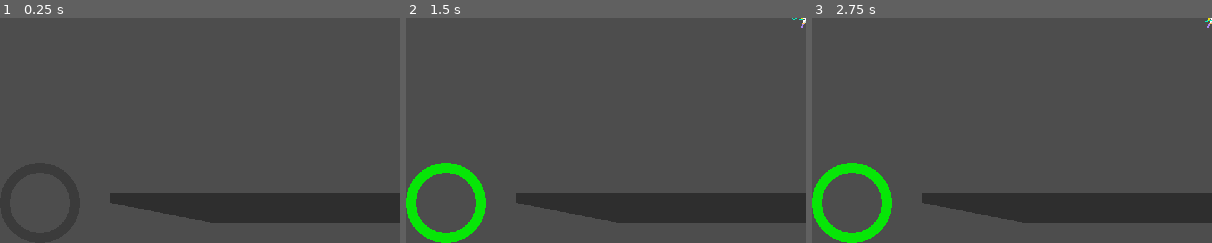
Above: before the commit, frames 1-3 (left to right).
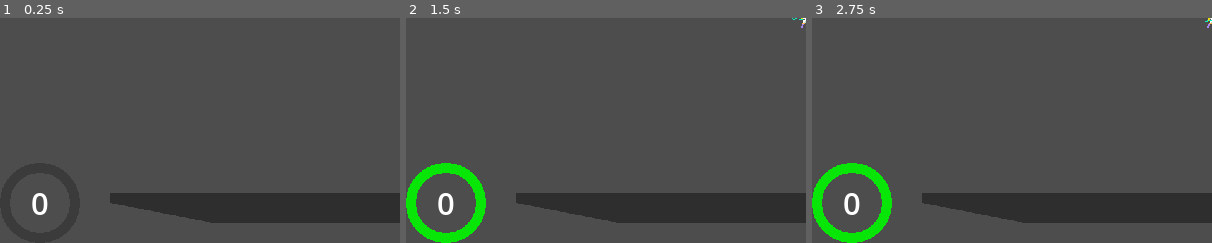
Above: after the commit, the same moments.

Repository: lokasc/rsPrototype
Game: Godot game, scene res://ver_1/game/main/game_manager.tscn
Same seed, same stepped clock (60 frames per second), same inputs: the game is played once before the commit and once after it.
Inputs (mouse positions are % of the whole screen's width and height, from its top left):
- Up to frame 1 (0.25 s): no input
- Up to frame 2 (1.5 s): click (58, 3) at 0.52 s; type "12" at 0.6 s; click "Host" at 1.25 s
- Up to frame 3 (2.75 s): tap Enter at 2 s; move the mouse to (72, 45) at 2.02 s; hold D (right) from 2.03 s (still down); click (72, 45) at 2.1 s
The pictures show only the part of the screen within x 0-50%, y 50-100%; the shares and areas given below are measured in that part.

The runs differ from the first frame. In frame 1, 0.2% of the frame differs, in the area x 8-12%, y 77-88%; in frame 2, 0.2%; in frame 3, 0.2%.

Commit message:
Level Logic & Bug Fixes
- Fixed BasseHeart; "ability used on cd" error message
- Applied new changes to atk & atk multiplier to bassheart's abilities
- Added a level number label
- When ending card sequence, all characters level up (for now), will change when other card sequence types such as mods are implemented.
- skeleton on_level_up() in basehero, is called based on signal "level_up", emitted by GM

Diff:
--- a/player_ui.tscn
+++ b/player_ui.tscn
@@ -51,6 +51,23 @@
 tint_under = Color(0.223529, 0.223529, 0.223529, 0.913725)
 tint_progress = Color(0, 1, 0, 0.870588)
 
+[node name="Level" type="Label" parent="PlayerContainer/BottomContainer/HealthBar"]
+layout_mode = 1
+anchors_preset = 8
+anchor_left = 0.5
+anchor_top = 0.5
+anchor_right = 0.5
+anchor_bottom = 0.5
+offset_left = -5.0
+offset_top = -11.5
+offset_right = 5.0
+offset_bottom = 11.5
+grow_horizontal = 2
+grow_vertical = 2
+theme_override_font_sizes/font_size = 50
+text = "0
+"
+
 [node name="LevelBar" type="TextureProgressBar" parent="PlayerContainer/BottomContainer"]
 layout_mode = 2
 size_flags_horizontal = 3
--- a/ver_1/character/enemy/Pest/pest.tscn
+++ b/ver_1/character/enemy/Pest/pest.tscn
@@ -28,6 +28,7 @@
 max_health = 100.0
 speed = 80.0
 dmg = 10.0
+xp_worth = 2
 char_name = "Pest"
 
 [node name="Sprite2D" type="Sprite2D" parent="."]
--- a/ver_1/character/hero/Bassheart/bassheart_attack.gd
+++ b/ver_1/character/hero/Bassheart/bassheart_attack.gd
@@ -39,8 +39,8 @@
 	super()
 	hitbox.visible = true
 
+# normal attacks dont super() exit
 func exit():
-	super() # starts cd here.
 	hitbox.visible = false
 
 # Automatically attack.
@@ -73,12 +73,7 @@
 	var enemy = area.get_parent() as BaseEnemy
 	if enemy == null: return
 
-	#enemy.add_status("Bleed", [5,2,1])
-
-	# TODO: not networked yet
-	# need to calculate how much damage based on
-	# the attack value of this ability + my character's attack value
-	enemy.take_damage(initial_dmg)
+	enemy.take_damage(get_multiplied_atk())
 	hero.gain_health(initial_dmg*hero.char_stats.hsg)
 
 func _hitbox_reset():
--- a/ver_1/character/hero/Bassheart/bassheart_freeze.gd
+++ b/ver_1/character/hero/Bassheart/bassheart_freeze.gd
@@ -58,11 +58,11 @@
 func _on_charge_timer_timeout() -> void:
 	hitbox.monitoring = true
 	hitbox.visible = true
+
 	indicator.visible = false
 	indicator.monitoring = false
 	is_charging = false
 	wave_timer.start(duration)
-	pass # Replace with function body.
 
 func _on_wave_timer_timeout() -> void:
 	hero.input.canMove = true
@@ -94,14 +94,12 @@
 	# TODO: not networked yet
 	# need to calculate how much damage based on
 	# the attack value of this ability + my character's attack value
-	enemy.take_damage(initial_dmg)
+	enemy.take_damage(get_multiplied_atk())
 	hero.gain_health(initial_dmg*hero.char_stats.hsg)
 
 	#This comparison has to be added to prevent applying status twice, also bugs out freeze code
 	if enemy.frozen == false:
 		enemy.add_status("Freeze", [unfreeze_dmg,freeze_duration,dmg_threshold])
-
-
 
 # Call this to start cooldown.
 func start_cd() -> void:
--- a/ver_1/character/hero/base_hero.gd
+++ b/ver_1/character/hero/base_hero.gd
@@ -10,6 +10,7 @@
 signal on_attack_hit
 signal on_hit #enemy hit u
 signal player_die() #hero just die
+signal level_up(new_level)
 
 const DECELERATION = 80
 
@@ -62,12 +63,13 @@
 
 	# if im the guy contorlling this mf object.
 	if multiplayer.get_unique_id() == get_multiplayer_authority():
-		GameManager.Instance.ui.my_player = self
+		GameManager.Instance.local_player = self
 
 
 	_init_stats()
 	current_health = char_stats.maxhp
 	player_die.connect(to_clients_player_died)
+	level_up.connect(on_level_up)
 
 func _ready():
 	super()
@@ -178,3 +180,8 @@
 
 func get_atk_mul() -> int:
 	return char_stats.atk_mul
+
+# Logic for leveling up, perhaps max_hp increase...
+func on_level_up(new_level) -> void:
+	# use new_level as x value to get the new hp as y value on the curve.
+	pass
--- a/ver_1/game/UI/ui_manager.gd
+++ b/ver_1/game/UI/ui_manager.gd
@@ -1,16 +1,15 @@
 class_name UIManager
 extends Control
-
-var my_player : BaseHero
 
 @export var player_container : Container
 @export var selection_container : Container
 @export var card_path : Container
 
-@onready var health_bar = player_container.find_child("HealthBar")
-@onready var level_bar = player_container.find_child("LevelBar")
-@onready var card_scn = load("res://ver_1/game/UI/selection_card.tscn")
-@onready var waiting_label = player_container.find_child("Waiting")
+@onready var health_bar : TextureProgressBar = player_container.find_child("HealthBar")
+@onready var level_label : Label = health_bar.get_child(0)
+@onready var level_bar : TextureProgressBar = player_container.find_child("LevelBar")
+@onready var card_scn : PackedScene = load("res://ver_1/game/UI/selection_card.tscn")
+@onready var waiting_label : Label = player_container.find_child("Waiting")
 
 
 var action_selected : bool
@@ -21,11 +20,20 @@
 	GameManager.Instance.end_lvl_up_sequence.connect(on_ready_to_continue)
 	hide_ui()
 
+func _ready() -> void:
+	update_max_xp(GameManager.Instance.max_xp)
+
 func update_xp(xp : int):
 	level_bar.value = xp
-	pass
+
+func update_max_xp(max_xp : int) -> void:
+	level_bar.max_value = max_xp
+
+func update_lvl_label(new_lvl : int) -> void:
+	level_label.text = str(new_lvl)
 
 func _process(delta: float) -> void:
+	var my_player = GameManager.Instance.local_player
 	if !my_player: return
 
 	if my_player.is_alive():
--- a/ver_1/game/main/game_manager.gd
+++ b/ver_1/game/main/game_manager.gd
@@ -27,8 +27,8 @@
 		get_tree().paused = value
 
 var time : float
-
 var players : Array[BaseHero] = []
+var local_player : BaseHero
 
 # For selecting cards.
 var players_ready : int
@@ -45,13 +45,20 @@
 
 # LVL
 const max_lvl : int = 16
-var current_lvl : int
+var current_lvl : int:
+	set(value):
+		for x in players:
+			x.level_up.emit(value)
+
+		current_lvl = value
+		if !local_player || !ui : return
+		ui.update_lvl_label(value)
 
 func _init() -> void:
 	Instance = self
 	time = 0
 	current_xp = 0
-	max_xp = 1000
+	max_xp = 5
 	end_game.connect(on_end_game)
 
 func _process(delta: float) -> void:
@@ -89,6 +96,11 @@
 		current_xp = current_xp - max_xp
 		start_level_up_sequence()
 
+func change_max_xp() -> void:
+	# when we have a curve, set max_xp -> curve.y.value or sth
+	max_xp = max_xp
+	ui.update_max_xp(max_xp)
+
 ### Card Sequence
 func start_level_up_sequence():
 	players_ready = 0
@@ -117,6 +129,8 @@
 	# End game, players all dead
 	tell_everyone_end_game.rpc()
 
+
+
 ### RPC Calls
 @rpc("call_local", "reliable")
 func client_level_up(items : Array):
@@ -135,6 +149,10 @@
 @rpc("call_local",  "unreliable_ordered")
 func tell_client_end_card_sequence():
 	is_paused = false
+
+	# FIXME: Currently assume that its always an lvl up for card.
+	change_max_xp()
+	current_lvl += 1
 	end_lvl_up_sequence.emit()
 
 @rpc("call_local", "unreliable_ordered")
@@ -152,6 +170,7 @@
 func is_game_stopped() -> bool:
 	return !is_started || is_paused
 
+# turns net ui off and player_ui on
 func change_ui():
 	ui.show_ui()
 	net.hide_ui()
